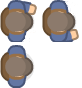
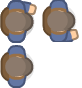
Before/after of a 82x88 layered artwork. What changed in the layer stack:
painted on "character.png" over [0, 0, 77, 42]
added layer "Calque Copié #1" above "Calque Copié" over [42, 0, 77, 39]
added layer "Calque Copié" above "Calque" over [0, 0, 35, 43]
